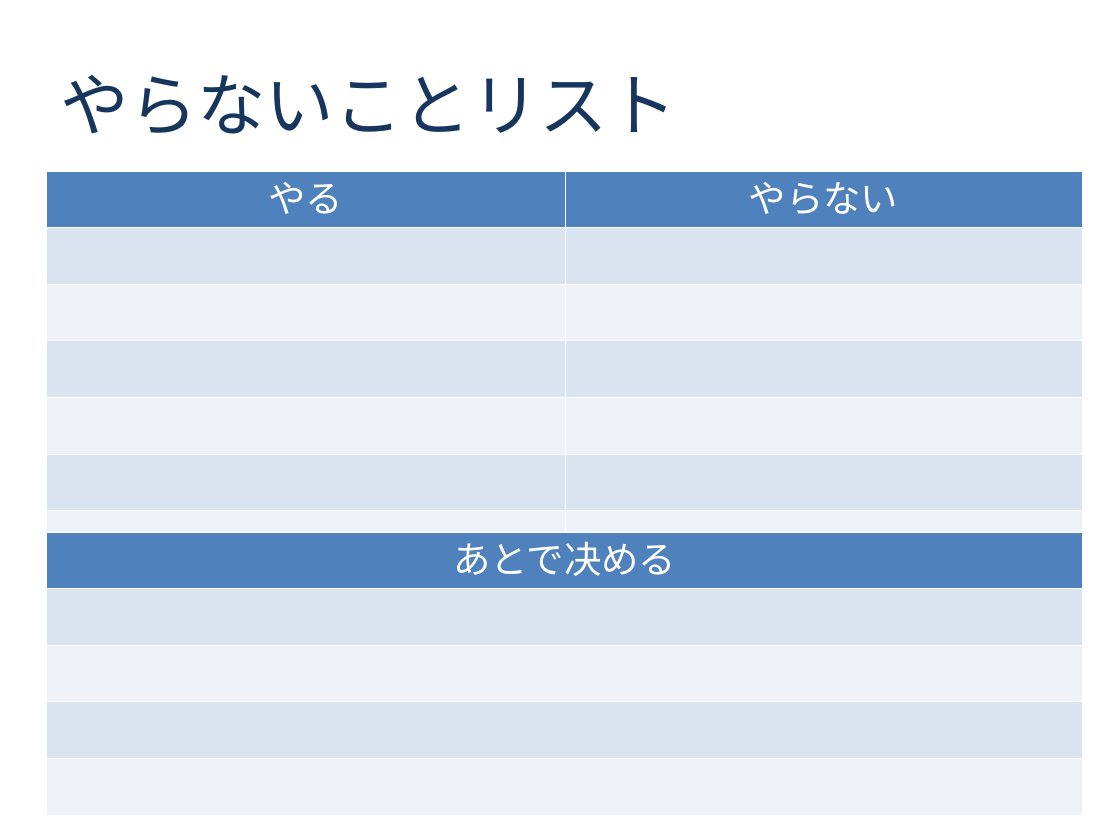
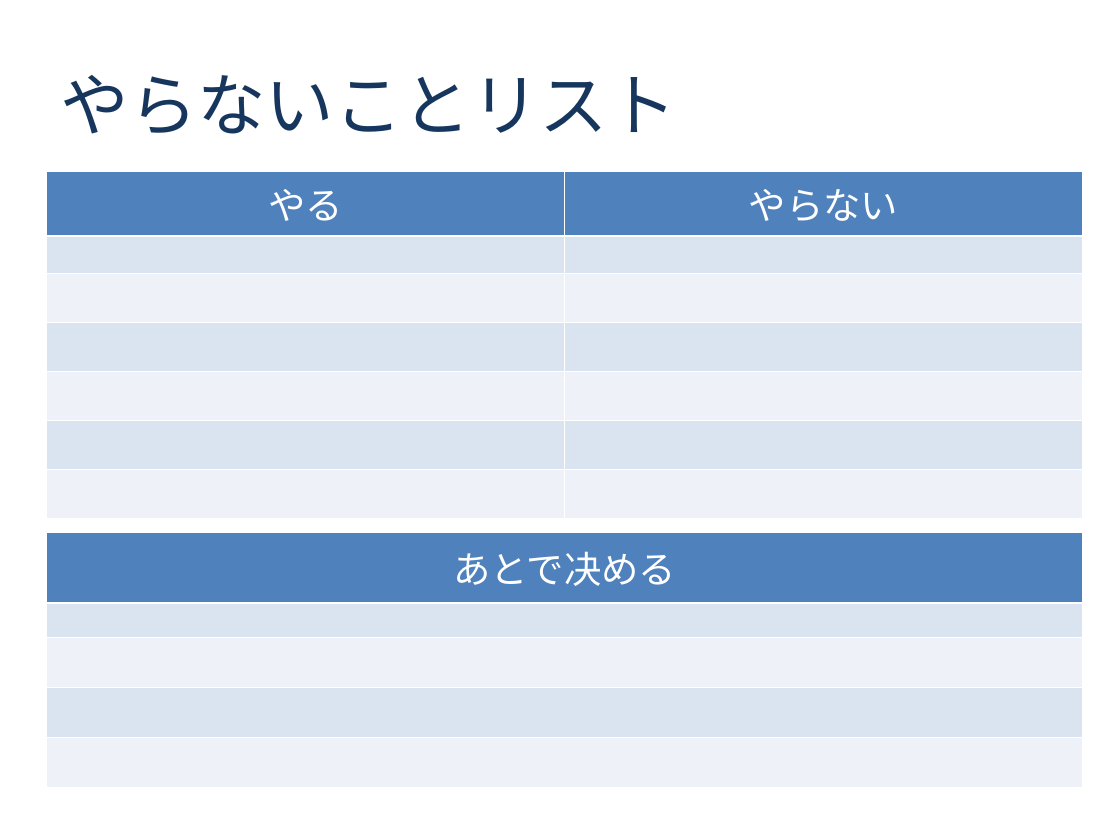
Before and after one commit to agile-samurai-ja/support, a slide deck: slide 6 of blank-inception-deck/blank-inception-deck1-ja.ppt. Drawn at 1120x840 pixels with LibreOffice and Linux fonts; fonts in the diff are those of the drawing; grey boxes stand for pictures. Boxes give left, top, right and bottom in pixels: in the first picture for what was removed or moved away, otherwise in the second. Text is boxed around its words. In the diff, an @@ line names an element or a change of style, - is before the commit and + after.

```diff
--- a/blank-inception-deck/blank-inception-deck1-ja.ppt
+++ b/blank-inception-deck/blank-inception-deck1-ja.ppt
@@ table at (47,171,1083,515) @@
@@ line spacing 0.83 to 1 @@
@@ borders changed @@
@@ table at (47,532,1083,785) @@
@@ line spacing 0.83 to 1 @@
@@ borders changed @@
```
Also in this commit, not shown: 6 other slides changed, 2 other files.
